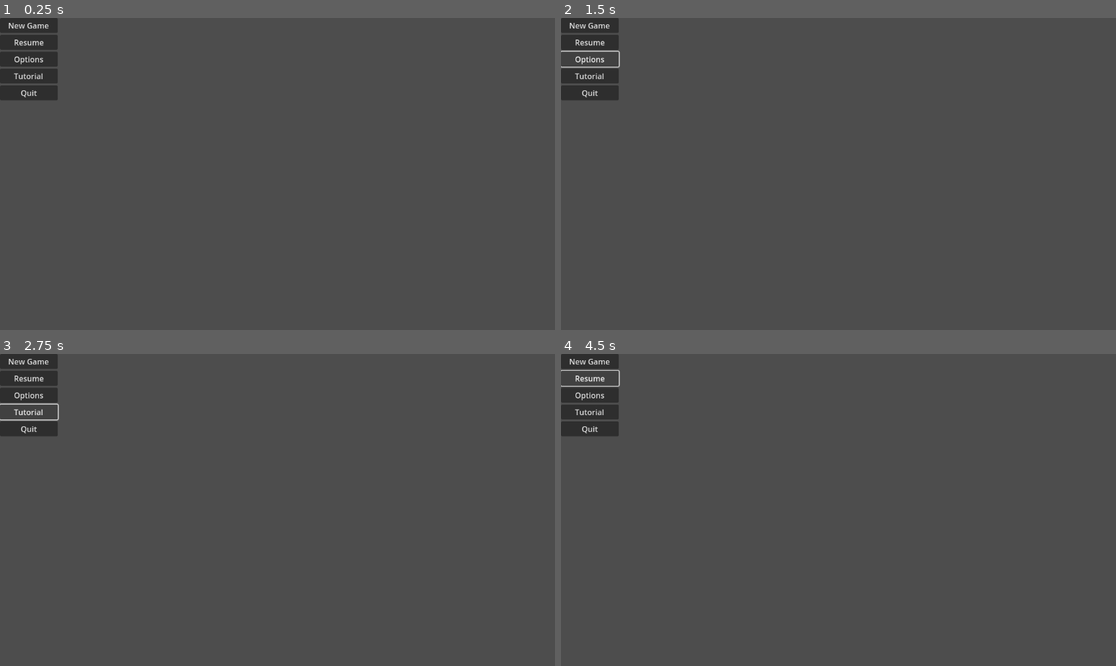
Above: before the commit, frames 1-4 (two rows, left to right).
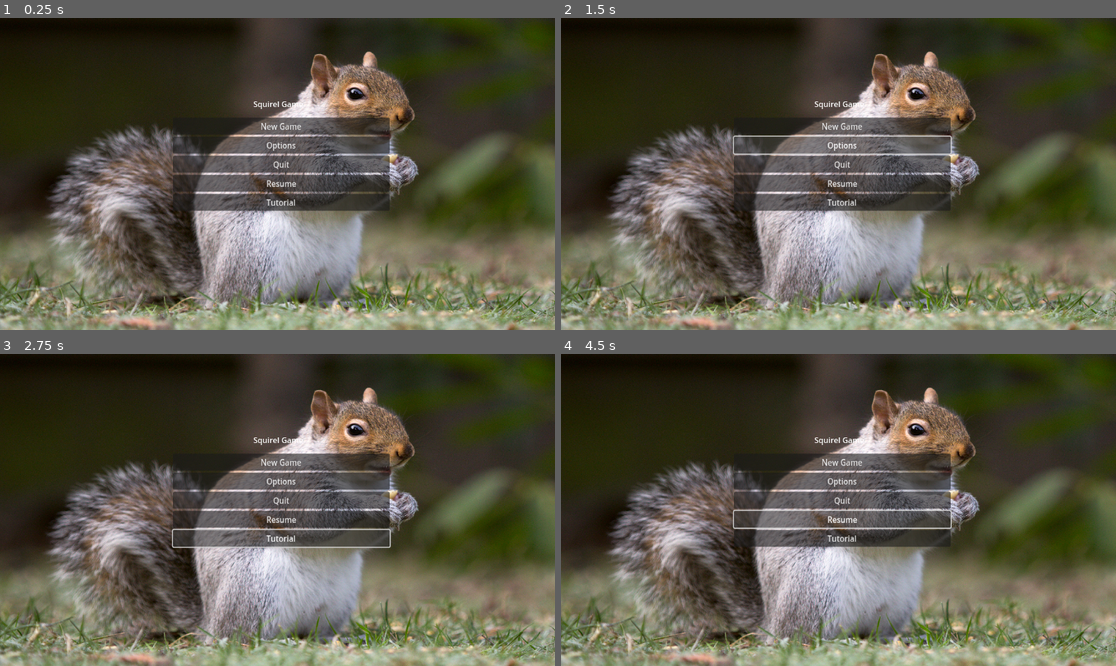
Above: after the commit, the same moments.

Repository: CS196Illinois/FA25-Group6
Game: Godot game, scene res://Scenes/game.tscn
Same seed, same stepped clock (60 frames per second), same inputs: the game is played once before the commit and once after it.
Inputs:
- Up to frame 1 (0.25 s): no input
- Up to frame 2 (1.5 s): click "Resume" at 0.5 s; click "Options" at 1.25 s
- Up to frame 3 (2.75 s): click "Tutorial" at 2 s
- Up to frame 4 (4.5 s): click "New Game" at 2.75 s; click "New Game" at 3.5 s; click "Resume" at 4.25 s

The runs differ from the first frame. In frame 1, 87% of the frame differs, in the area x 0-100%, y 0-100%; in frame 2, 88%; in frame 3, 87%; in frame 4, 87%.

Commit message:
more in menu

Diff:
--- a/cs-honors-proj/Scenes/game.tscn
+++ b/cs-honors-proj/Scenes/game.tscn
@@ -1,7 +1,13 @@
-[gd_scene load_steps=2 format=3 uid="uid://gt3u1y3gne8e"]
+[gd_scene load_steps=3 format=3 uid="uid://gt3u1y3gne8e"]
 
 [ext_resource type="PackedScene" uid="uid://dw8rb36fqenyh" path="res://Scenes/menu.tscn" id="1_ebmjs"]
+[ext_resource type="Texture2D" uid="uid://552cgm5uc4tj" path="res://Assets/squirrel2.jpg" id="2_qxrlw"]
 
 [node name="Game" type="Node2D"]
 
 [node name="Menu" parent="." instance=ExtResource("1_ebmjs")]
+
+[node name="Sprite2D" type="Sprite2D" parent="."]
+position = Vector2(576, 325.00003)
+scale = Vector2(0.32900235, 0.2768201)
+texture = ExtResource("2_qxrlw")
--- a/cs-honors-proj/Scenes/main_menu.tscn
+++ /dev/null
@@ -1,26 +0,0 @@
-[gd_scene load_steps=2 format=3 uid="uid://b8bj013u4te62"]
-
-[ext_resource type="Texture2D" uid="uid://b7oqnjja5g4uu" path="res://Assets/i_logo.png" id="1_28flt"]
-
-[node name="MainMenu" type="MarginContainer"]
-anchors_preset = 15
-anchor_right = 1.0
-anchor_bottom = 1.0
-grow_horizontal = 2
-grow_vertical = 2
-
-[node name="TextureRect" type="TextureRect" parent="."]
-layout_mode = 2
-texture = ExtResource("1_28flt")
-stretch_mode = 2
-
-[node name="VBoxContainer" type="VBoxContainer" parent="."]
-layout_mode = 2
-size_flags_horizontal = 0
-alignment = 1
-
-[node name="Button" type="Button" parent="VBoxContainer"]
-layout_mode = 2
-
-[node name="Button2" type="Button" parent="VBoxContainer"]
-layout_mode = 2
--- a/cs-honors-proj/Scenes/menu.tscn
+++ b/cs-honors-proj/Scenes/menu.tscn
@@ -2,26 +2,42 @@
 
 [node name="Menu" type="Node"]
 
-[node name="VBoxContainer" type="VBoxContainer" parent="."]
-offset_right = 120.0
-offset_bottom = 171.0
+[node name="newgame" type="VBoxContainer" parent="."]
+anchors_preset = -1
+anchor_right = 1.0
+anchor_bottom = 1.0
+offset_left = 359.0
+offset_top = 207.0
+offset_right = -343.0
+offset_bottom = -134.0
+grow_horizontal = 2
+grow_vertical = 2
+scale = Vector2(1, 1.1313636)
+size_flags_horizontal = 4
 
-[node name="Button" type="Button" parent="VBoxContainer"]
+[node name="Button" type="Button" parent="newgame"]
 layout_mode = 2
 text = "New Game"
 
-[node name="Button4" type="Button" parent="VBoxContainer"]
+[node name="Button2" type="Button" parent="newgame"]
+layout_mode = 2
+text = "Options"
+
+[node name="Button3" type="Button" parent="newgame"]
+layout_mode = 2
+text = "Quit"
+
+[node name="Button4" type="Button" parent="newgame"]
 layout_mode = 2
 text = "Resume"
 
-[node name="Button2" type="Button" parent="VBoxContainer"]
-layout_mode = 2
-text = "Options"
-
-[node name="Button5" type="Button" parent="VBoxContainer"]
+[node name="Button5" type="Button" parent="newgame"]
 layout_mode = 2
 text = "Tutorial"
 
-[node name="Button3" type="Button" parent="VBoxContainer"]
-layout_mode = 2
-text = "Quit"
+[node name="Label" type="Label" parent="."]
+offset_left = 526.0
+offset_top = 167.0
+offset_right = 630.0
+offset_bottom = 190.0
+text = "Squirel Game"
--- a/cs-honors-proj/project.godot
+++ b/cs-honors-proj/project.godot
@@ -15,6 +15,10 @@
 config/features=PackedStringArray("4.5", "Forward Plus")
 config/icon="res://icon.svg"
 
+[dotnet]
+
+project/assembly_name="CS Honors Proj"
+
 [rendering]
 
 textures/canvas_textures/default_texture_filter=0
Binary file added: cs-honors-proj/Assets/squirrel2.jpg
Not shown, added: cs-honors-proj/Assets/squirrel2.jpg.import
